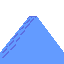
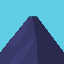
Revision of a layered 64×64 image; what changed, layer by layer:
added group "Layer Group" with 3 layers over (0, 0, 64, 64)
added layer "Layer #1" in group "Layer Group" over (0, 16, 64, 64)
moved "Background" into group "Layer Group", painted on it over (0, 0, 64, 64)
